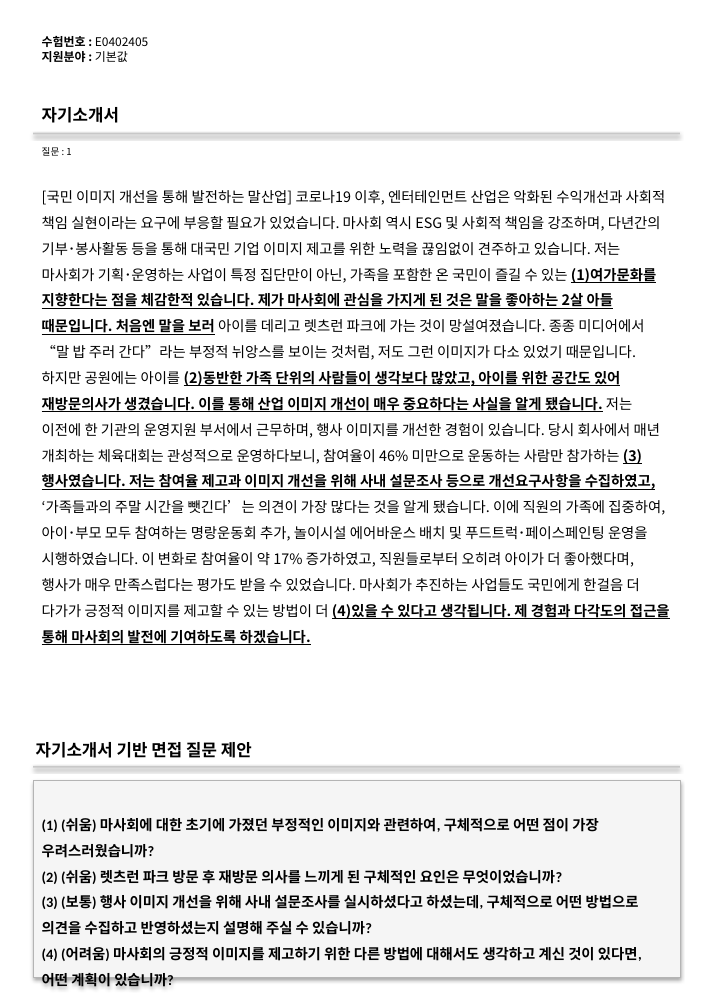
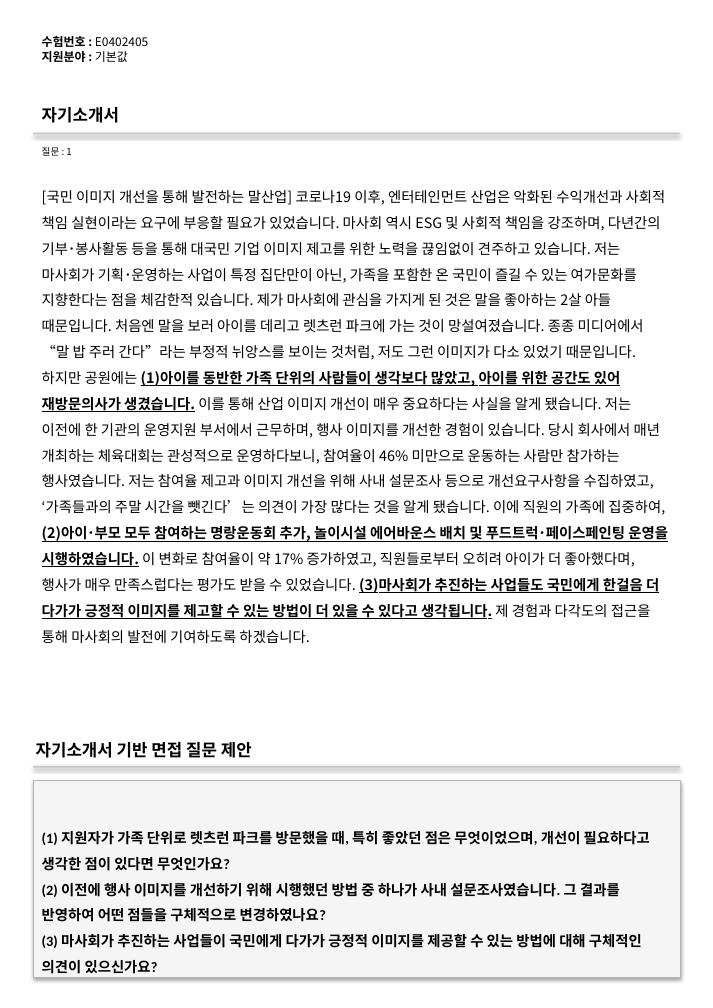
Before and after one commit to DaeGul2/isbr-auto-questionnaire, a slide deck: slide 9 of flask-server/outputs/output.pptx. Drawn at 713x1008 pixels with LibreOffice and Linux fonts; fonts in the diff are those of the drawing. Boxes give left, top, right and bottom in pixels: in the first picture for what was removed or moved away, otherwise in the second. Text is boxed around its words. In the diff, an @@ line names an element or a change of style, - is before the commit and + after.

Commit message:
프롬프트 및 파싱방법수정
원본 근거 텍스트 뱉고 그거 기반으로 인덱스검색

```diff
--- a/flask-server/outputs/output.pptx
+++ b/flask-server/outputs/output.pptx
@@ text at [42,190,668,643]: text changed @@
-[국민 이미지 개선을 통해 발전하는 말산업] 코로나19 이후, 엔터테인먼트 산업은 악화된 수익개선과 사회적 책임 실현이라는 요구에 부응할 필요가 있었습니다. 마사회 역시 ESG 및 사회적 책임을 강조하며, 다년간의 기부･봉사활동 등을 통해 대국민 기업 이미지 제고를 위한 노력을 끊임없이 견주하고 있습니다. 저는 마사회가 기획･운영하는 사업이 특정 집단만이 아닌, 가족을 포함한 온 국민이 즐길 수 있는 (1)여가문화를 지향한다는 점을 체감한적 있습니다. 제가 마사회에 관심을 가지게 된 것은 말을 좋아하는 2살 아들 때문입니다. 처음엔 말을 보러 아이를 데리고 렛츠런 파크에 가는 것이 망설여졌습니다. 종종 미디어에서 “말 밥 주러 간다”라는 부정적 뉘앙스를 보이는 것처럼, 저도 그런 이미지가 다소 있었기 때문입니다. 하지만 공원에는 아이를 (2)동반한 가족 단위의 사람들이 생각보다 많았고, 아이를 위한 공간도 있어 재방문의사가 생겼습니다. 이를 통해 산업 이미지 개선이 매우 중요하다는 사실을 알게 됐습니다. 저는 이전에 한 기관의 운영지원 부서에서 근무하며, 행사 이미지를 개선한 경험이 있습니다. 당시 회사에서 매년 개최하는 체육대회는 관성적으로 운영하다보니, 참여율이 46% 미만으로 운동하는 사람만 참가하는 (3)행사였습니다. 저는 참여율 제고과 이미지 개선을 위해 사내 설문조사 등으로 개선요구사항을 수집하였고, ‘가족들과의 주말 시간을 뺏긴다’는 의견이 가장 많다는 것을 알게 됐습니다. 이에 직원의 가족에 집중하여, 아이･부모 모두 참여하는 명랑운동회 추가, 놀이시설 에어바운스 배치 및 푸드트럭･페이스페인팅 운영을 시행하였습니다. 이 변화로 참여율이 약 17% 증가하였고, 직원들로부터 오히려 아이가 더 좋아했다며, 행사가 매우 만족스럽다는 평가도 받을 수 있었습니다. 마사회가 추진하는 사업들도 국민에게 한걸음 더 다가가 긍정적 이미지를 제고할 수 있는 방법이 더 (4)있을 수 있다고 생각됩니다. 제 경험과 다각도의 접근을 통해 마사회의 발전에 기여하도록 하겠습니다.
+[국민 이미지 개선을 통해 발전하는 말산업] 코로나19 이후, 엔터테인먼트 산업은 악화된 수익개선과 사회적 책임 실현이라는 요구에 부응할 필요가 있었습니다. 마사회 역시 ESG 및 사회적 책임을 강조하며, 다년간의 기부･봉사활동 등을 통해 대국민 기업 이미지 제고를 위한 노력을 끊임없이 견주하고 있습니다. 저는 마사회가 기획･운영하는 사업이 특정 집단만이 아닌, 가족을 포함한 온 국민이 즐길 수 있는 여가문화를 지향한다는 점을 체감한적 있습니다. 제가 마사회에 관심을 가지게 된 것은 말을 좋아하는 2살 아들 때문입니다. 처음엔 말을 보러 아이를 데리고 렛츠런 파크에 가는 것이 망설여졌습니다. 종종 미디어에서 “말 밥 주러 간다”라는 부정적 뉘앙스를 보이는 것처럼, 저도 그런 이미지가 다소 있었기 때문입니다. 하지만 공원에는 (1)아이를 동반한 가족 단위의 사람들이 생각보다 많았고, 아이를 위한 공간도 있어 재방문의사가 생겼습니다. 이를 통해 산업 이미지 개선이 매우 중요하다는 사실을 알게 됐습니다. 저는 이전에 한 기관의 운영지원 부서에서 근무하며, 행사 이미지를 개선한 경험이 있습니다. 당시 회사에서 매년 개최하는 체육대회는 관성적으로 운영하다보니, 참여율이 46% 미만으로 운동하는 사람만 참가하는 행사였습니다. 저는 참여율 제고과 이미지 개선을 위해 사내 설문조사 등으로 개선요구사항을 수집하였고, ‘가족들과의 주말 시간을 뺏긴다’는 의견이 가장 많다는 것을 알게 됐습니다. 이에 직원의 가족에 집중하여, (2)아이･부모 모두 참여하는 명랑운동회 추가, 놀이시설 에어바운스 배치 및 푸드트럭･페이스페인팅 운영을 시행하였습니다. 이 변화로 참여율이 약 17% 증가하였고, 직원들로부터 오히려 아이가 더 좋아했다며, 행사가 매우 만족스럽다는 평가도 받을 수 있었습니다. (3)마사회가 추진하는 사업들도 국민에게 한걸음 더 다가가 긍정적 이미지를 제고할 수 있는 방법이 더 있을 수 있다고 생각됩니다. 제 경험과 다각도의 접근을 통해 마사회의 발전에 기여하도록 하겠습니다.
@@ text in rectangle at [42,831,650,974]: text changed @@
-(1) (쉬움) 마사회에 대한 초기에 가졌던 부정적인 이미지와 관련하여, 구체적으로 어떤 점이 가장 우려스러웠습니까?
-(2) (쉬움) 렛츠런 파크 방문 후 재방문 의사를 느끼게 된 구체적인 요인은 무엇이었습니까?
-(3) (보통) 행사 이미지 개선을 위해 사내 설문조사를 실시하셨다고 하셨는데, 구체적으로 어떤 방법으로 의견을 수집하고 반영하셨는지 설명해 주실 수 있습니까?
-(4) (어려움) 마사회의 긍정적 이미지를 제고하기 위한 다른 방법에 대해서도 생각하고 계신 것이 있다면, 어떤 계획이 있습니까?
+(1) 지원자가 가족 단위로 렛츠런 파크를 방문했을 때, 특히 좋았던 점은 무엇이었으며, 개선이 필요하다고 생각한 점이 있다면 무엇인가요?
+(2) 이전에 행사 이미지를 개선하기 위해 시행했던 방법 중 하나가 사내 설문조사였습니다. 그 결과를 반영하여 어떤 점들을 구체적으로 변경하였나요?
+(3) 마사회가 추진하는 사업들이 국민에게 다가가 긍정적 이미지를 제공할 수 있는 방법에 대해 구체적인 의견이 있으신가요?
```
Also in this commit, not shown: 15 other slides changed, 180 slides removed, 11 other files.
